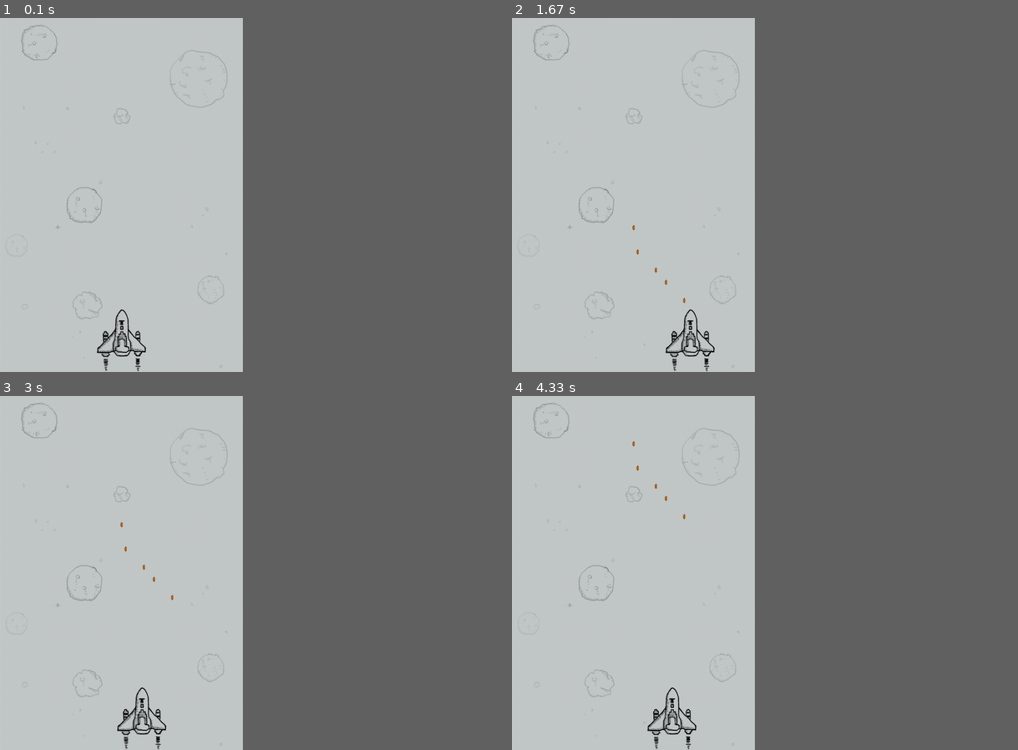
Above: before the commit, frames 1-4 (two rows, left to right).
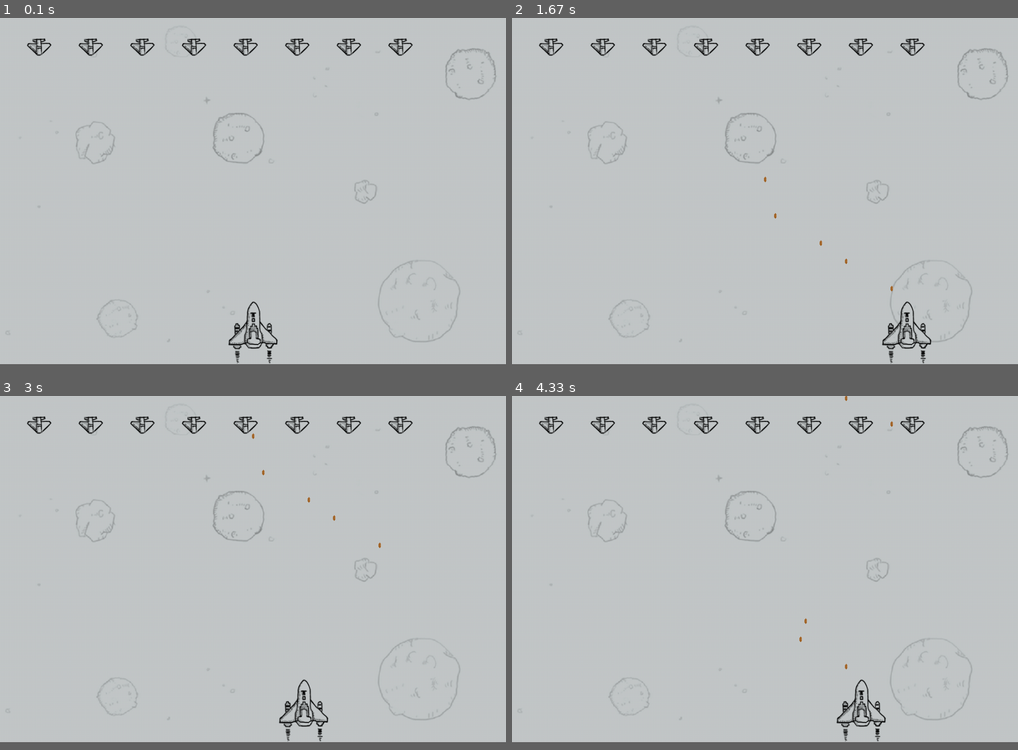
Above: after the commit, the same moments.

Repository: wtraceback/Pygame-Practice
Game: pygame game, started from Plane/main.py
Two runs of this game, one before a commit and one after it. Both use one fixed random seed, a clock stepped at 60 frames per second and the inputs below.
Inputs:
- Up to frame 1 (0.1 s): no input
- Up to frame 2 (1.67 s): tap Space at 0.33, 0.73, 1.03, 1.23, 1.53 s; hold Right 0.67-1.13 s; hold Right 1.17-1.63 s
- Up to frame 3 (3 s): hold Left 1.67-2.2 s; tap Space at 1.73, 2.03, 2.3, 2.6, 2.73 s; hold Left 2.23-2.63 s; hold Right from 2.67 s (still down)
- Up to frame 4 (4.33 s): tap Space at 3.03, 3.4, 3.7, 3.9, 4.2 s; release Right at 3.3 s; hold Left 3.33-3.8 s; hold Right 3.83-4.3 s
In our replay, the window is 432x630 before the commit and 900x616 after it. These sizes can differ from the game's own. Grey fills any space a smaller window leaves; there, only what the larger window draws over its background counts as a difference.

The runs differ from the first frame. In frame 1, 2.6% of the frame differs, in the area x 4-98%, y 1-100%; in frame 2, 2.6%; in frame 3, 2.7%; in frame 4, 2.7%, in the area x 4-98%, y 0-100%.

Commit message:
添加敌人的战机 && 绘制一行敌人战机舰队

Diff:
--- a/Plane/bullet.py
+++ b/Plane/bullet.py
@@ -3,9 +3,10 @@
 
 class Bullet():
     """初始化子弹并设置其初始位置"""
-    def __init__(self, screen, fighter):
+    def __init__(self, sets, screen, fighter):
         self.screen = screen
         self.screen_rect = self.screen.get_rect()
+        self.sets = sets
 
         # 加载子弹的图像并获取其外接矩形
         self.img = pygame.image.load('images/bullet.png')
@@ -15,12 +16,9 @@
         self.rect.centerx = fighter.rect.centerx
         self.rect.centery = fighter.rect.top
 
-        # 子弹飞行的速度
-        self.bullet_speed_factor = 2
-
     def blit_img(self):
         """在指定位置绘制子弹"""
         self.screen.blit(self.img, self.rect)
 
     def update_coordinate(self):
-        self.rect.centery -= self.bullet_speed_factor
+        self.rect.centery -= self.sets.bullet_speed_factor
--- /dev/null
+++ b/Plane/enemy.py
@@ -0,0 +1,18 @@
+import pygame
+
+class Enemy():
+    """这是一个敌人战机的类"""
+    def __init__(self, screen):
+        self.screen = screen
+        self.screen_rect = self.screen.get_rect()
+
+        self.img = pygame.image.load('images/enemy.png')
+
+        # 敌机最开始在屏幕左上角附近
+        self.rect = self.img.get_rect()
+        self.rect.x = self.rect.width
+        self.rect.y = self.rect.height
+
+    def blit_img(self):
+        """在指定位置绘制敌机"""
+        self.screen.blit(self.img, self.rect)
--- a/Plane/game_functions.py
+++ b/Plane/game_functions.py
@@ -2,6 +2,7 @@
 import pygame
 
 from bullet import Bullet
+from enemy import Enemy
 
 
 def check_events(sets, screen, fighter):
@@ -35,17 +36,20 @@
         fighter.moving_right = False
 
 
-def blit_bg_image(screen, sets):
+def blit_bg_image(sets, screen):
     screen.blit(sets.bg_img, sets.bg_img_rect)
 
 
-def update_screen(screen, sets, fighter):
+def update_screen(sets, screen, fighter):
     # 绘制背景图
-    blit_bg_image(screen, sets)
+    blit_bg_image(sets, screen)
 
     # 绘制战斗机
     fighter.update_coordinate()
     fighter.blit_img()
+
+    # # 绘制敌人战机
+    blit_enemy_fleet(sets)
 
     # 更新子弹的坐标以及绘制子弹
     update_bullets(sets)
@@ -66,5 +70,25 @@
 
 def fire_bullet(sets, screen, fighter):
     if len(sets.bullet_list) < sets.bullet_max_num:
-        new_bullet = Bullet(screen, fighter)
+        new_bullet = Bullet(sets, screen, fighter)
         sets.bullet_list.append(new_bullet)
+
+
+def create_enemy_fleet(sets, screen):
+    """创建敌人战机舰队"""
+    # 创建一个敌人战机，并计算每一行可容纳的战机个数
+    enemy_tool = Enemy(screen)
+    available_space_x = sets.screen_width - 2 * enemy_tool.rect.width
+    number_enemy_x = int(available_space_x / (2 * enemy_tool.rect.width))
+
+    # 创建第一行外星人
+    for enemy_number in range(number_enemy_x):
+        new_enemy = Enemy(screen)
+        x = new_enemy.rect.width + 2 * new_enemy.rect.width * enemy_number
+        new_enemy.rect.x = x
+        sets.enemy_list.append(new_enemy)
+
+
+def blit_enemy_fleet(sets):
+    for enemy in sets.enemy_list:
+        enemy.blit_img()
--- a/Plane/main.py
+++ b/Plane/main.py
@@ -14,13 +14,16 @@
     pygame.display.set_caption(sets.caption)
 
     # 创建一艘战斗机
-    fighter = Ship(screen)
+    fighter = Ship(sets, screen)
+
+    # 创建敌人战机舰队
+    gf.create_enemy_fleet(sets, screen)
 
     # 开始游戏的主循环
     while True:
         # 监听键盘和鼠标事件
         gf.check_events(sets, screen, fighter)
-        gf.update_screen(screen, sets, fighter)
+        gf.update_screen(sets, screen, fighter)
 
 
 if __name__ == "__main__":
--- a/Plane/settings.py
+++ b/Plane/settings.py
@@ -5,13 +5,23 @@
     """这是一个关于游戏配置项的类"""
 
     def __init__(self):
-        self.width = 480
-        self.height = 700
-        self.size = (self.width, self.height)
-
+        # 游戏窗口配置项
+        self.screen_width = 1000
+        self.screen_height = 685
+        self.size = (self.screen_width, self.screen_height)
         self.caption = "Plane War"
 
+        # 背景图配置项
         self.bg_img = pygame.image.load('images/background.png')
         self.bg_img_rect = self.bg_img.get_rect()
+
+        # 战斗机的速度
+        self.fighter_speed_factor = 5
+
+        # 子弹相关配置项
+        self.bullet_speed_factor = 3
         self.bullet_list = []
         self.bullet_max_num = 5
+
+        # 敌人战机相关配置项
+        self.enemy_list = []
--- a/Plane/ship.py
+++ b/Plane/ship.py
@@ -4,9 +4,10 @@
 class Ship():
     """这是一个关于战斗机的类"""
 
-    def __init__(self, screen):
+    def __init__(self, sets, screen):
         self.screen = screen
         self.screen_rect = screen.get_rect()
+        self.sets = sets
 
         self.img = pygame.image.load('images/fighter.png')
 
@@ -17,14 +18,12 @@
         self.moving_left = False
         self.moving_right = False
 
-        self.fighter_speed_factor = 2
-
     def blit_img(self):
         self.screen.blit(self.img, self.rect)
 
     def update_coordinate(self):
         if self.moving_left and self.rect.left > 0:
-            self.rect.centerx -= self.fighter_speed_factor
+            self.rect.centerx -= self.sets.fighter_speed_factor
 
         if self.moving_right and self.rect.right < self.screen_rect.right:
-            self.rect.centerx += self.fighter_speed_factor
+            self.rect.centerx += self.sets.fighter_speed_factor
Binary file changed: Plane/images/background.png
Binary file added: Plane/images/enemy.png
